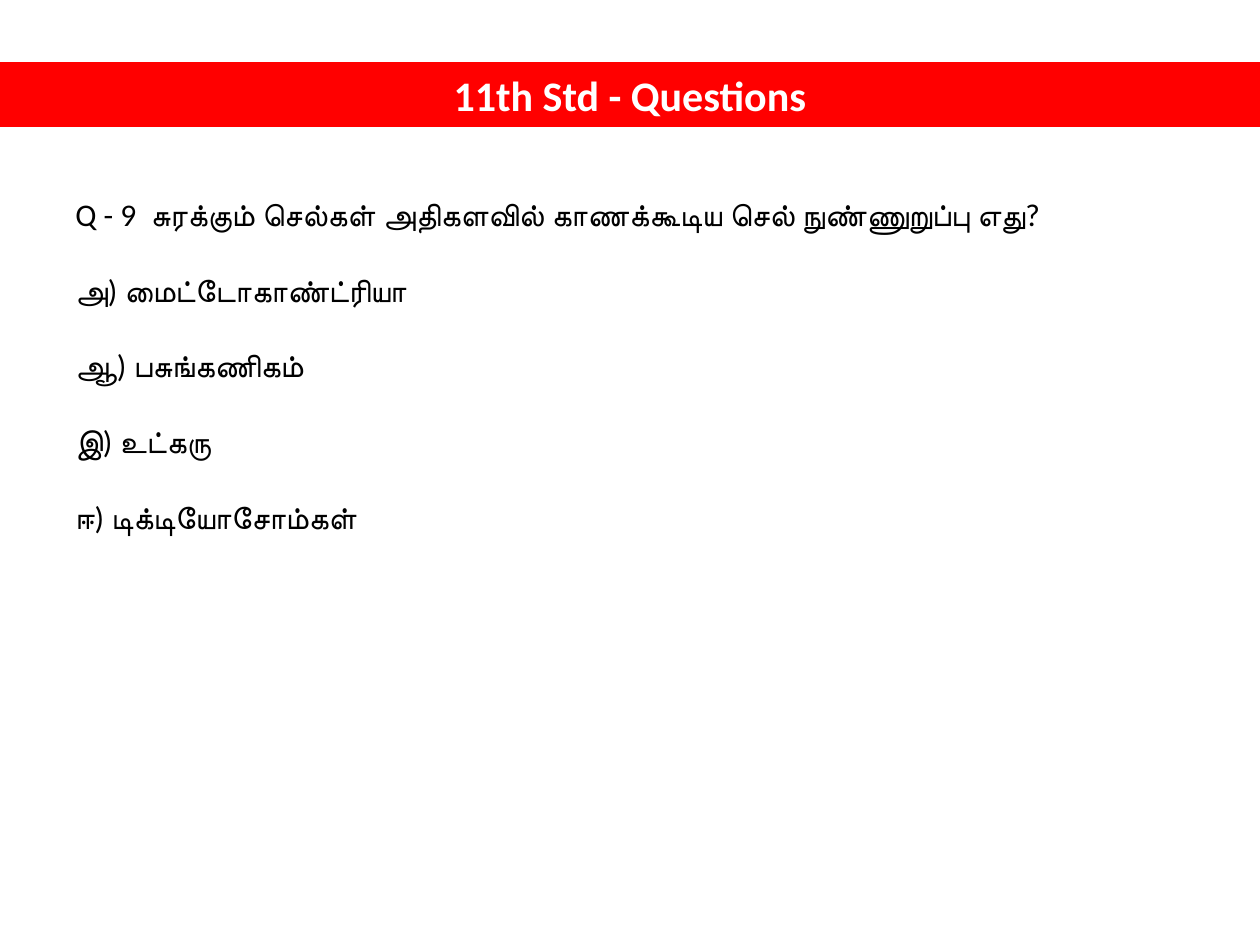
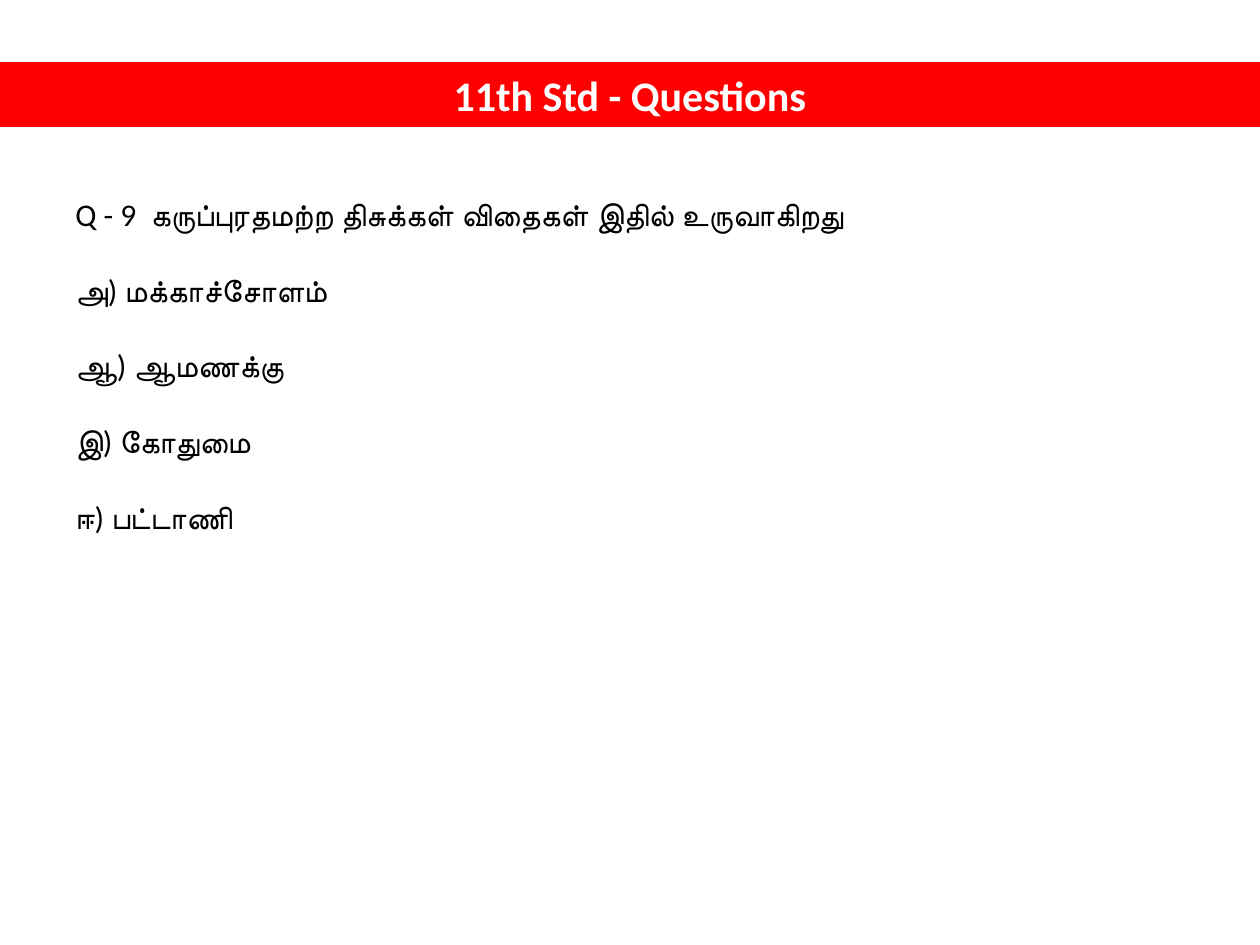
Before and after one commit to tvmani/tvmani.github.io, a slide deck: slide 15 of tamil_biology/NEET_BIOLOGY_001.pptx (slide 5 before the commit). Drawn at 1260x945 pixels with LibreOffice and Linux fonts; fonts in the diff are those of the drawing. Boxes give left, top, right and bottom in pixels: in the first picture for what was removed or moved away, otherwise in the second. Text is boxed around its words. In the diff, an @@ line names an element or a change of style, - is before the commit and + after.

```diff
--- a/tamil_biology/NEET_BIOLOGY_001.pptx
+++ b/tamil_biology/NEET_BIOLOGY_001.pptx
@@ text at <box>75,203,843,533</box>: text changed @@
-Q - 9 சுரக்கும் செல்கள் அதிகளவில் காணக்கூடிய செல் நுண்ணுறுப்பு எது?
-அ) மைட்டோகாண்ட்ரியா
-ஆ) பசுங்கணிகம்
-இ) உட்கரு
-ஈ) டிக்டியோசோம்கள்
+Q - 9 கருப்புரதமற்ற திசுக்கள் விதைகள் இதில் உருவாகிறது
+அ) மக்காச்சோளம்
+ஆ) ஆமணக்கு
+இ) கோதுமை
+ஈ) பட்டாணி
```
Also in this commit, not shown: 9 other slides changed, 18 slides added, 4 other files.
